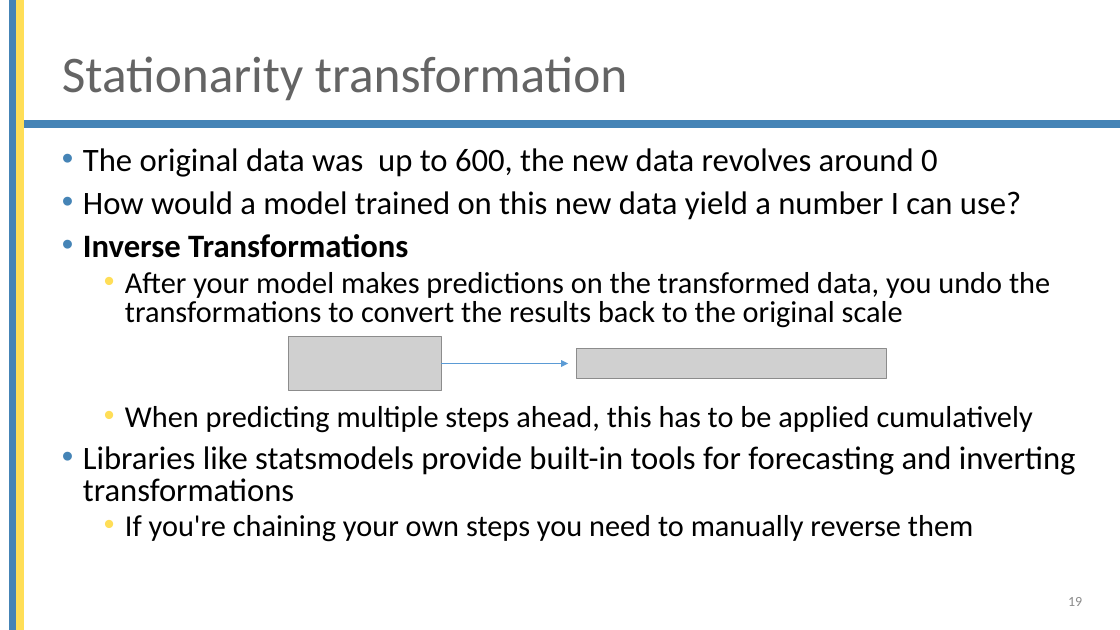
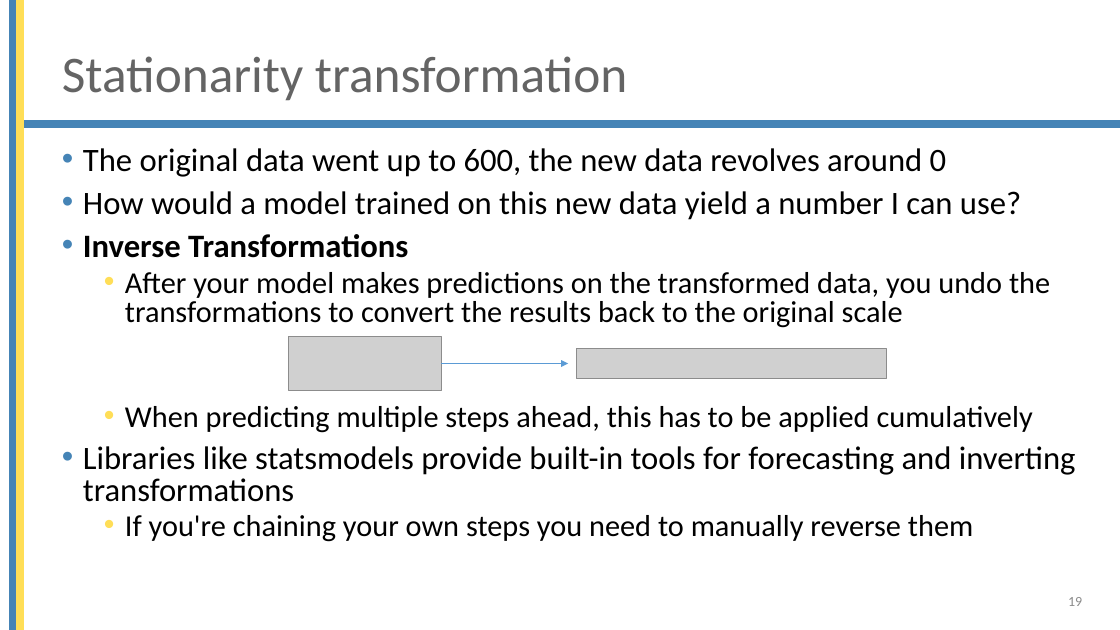
Before and after one commit to mjochen/Cello_AI, a slide deck: slide 19 of ppts/8 - Time series.pptx. Drawn at 1120x630 pixels with LibreOffice and Linux fonts; fonts in the diff are those of the drawing; grey boxes stand for pictures; background and template pictures are left out. Boxes give left, top, right and bottom in pixels: in the first picture for what was removed or moved away, otherwise in the second. Text is boxed around its words. In the diff, an @@ line names an element or a change of style, - is before the commit and + after.

```diff
--- a/ppts/8 - Time series.pptx
+++ b/ppts/8 - Time series.pptx
@@ text at [83, 148, 947, 177]: text changed @@
-• The original data was up to 600, the new data revolves around 0
+• The original data went up to 600, the new data revolves around 0
```
Also in this commit, not shown: 11 other files.
